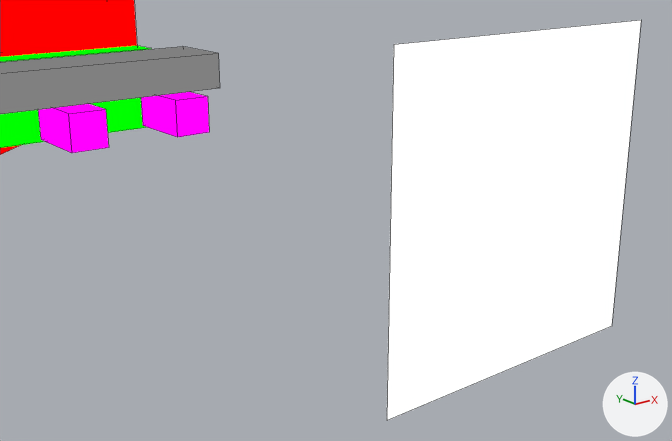
A saved change to the Blender file assets-source/blender/motion/yutyrannus-roar.blend.
Before and after are seen from a camera (50 mm lens) standing at (72.9, -32.99, 34.87) and looking at (75.7, -29.49, 33.47). Arrows for +X, +Y and +Z are at lower right; the lights stay in place. The picture after the commit comes second. Mesh edges are drawn as thin lines.

Names of what the first picture shows: 'DinoTycoon_Motion_yutyrannus_roar_eye', 'DinoTycoon_Motion_yutyrannus_roar_head', 'DinoTycoon_Motion_yutyrannus_roar_jaw', 'DinoTycoon_Motion_yutyrannus_roar_mouth', 'DinoTycoon_Motion_yutyrannus_roar_tooth1', 'DinoTycoon_Motion_yutyrannus_roar_tooth2'.
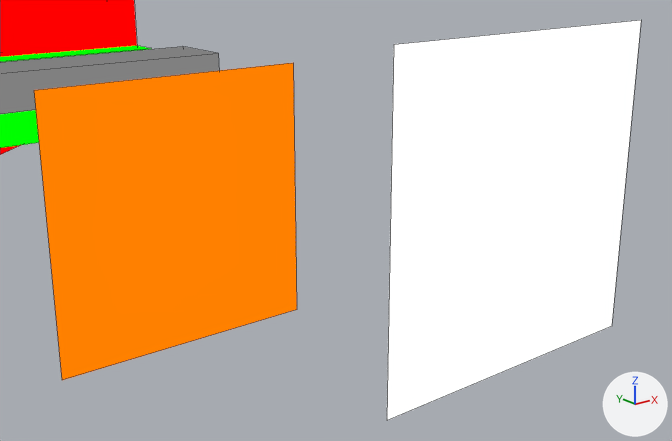
What changed in the scene script:
```text
Add mat_dinotycoon_role_y:
    mat_dinotycoon_role_y = emission_material('DinoTycoon_Role_Y')
    mat_dinotycoon_role_y.base_color = (1.0, 0.216, 0.0)  # orange #ff8000
Add me_dinotycoon_motion_yutyrannus_roar_sample_eye_white:
    me_dinotycoon_motion_yutyrannus_roar_sample_eye_white.from_pydata([(74.4, -29.0, 34.2), (75.8, -29.0, 34.2), (75.8, -29.0, 32.8), (74.4, -29.0, 32.8), (74.4, -29.0, 34.2), (75.8, -29.0, 34.2), (75.8, -29.0, 32.8), (74.4, -29.0, 32.8)], [], [(3, 2, 1, 0), (4, 5, 6, 7), (0, 1, 5, 4), (1, 2, 6, 5), (2, 3, 7, 6), (3, 0, 4, 7)])
    me_dinotycoon_motion_yutyrannus_roar_sample_eye_white.materials.append(mat_dinotycoon_role_y)  # orange #ff8000
Add ob_dinotycoon_motion_yutyrannus_roar_eye_white:
    ob_dinotycoon_motion_yutyrannus_roar_eye_white = bpy.data.objects.new('DinoTycoon_Motion_yutyrannus_roar_eye_white', me_dinotycoon_motion_yutyrannus_roar_sample_eye_white)
    ob_dinotycoon_motion_yutyrannus_roar_eye_white.location = (0.0, 0.0, 0.0)
```

Where the change shows, as pixel boxes (x1, y1, x2, y2) in the pictures (672 x 441 px):
'DinoTycoon_Motion_yutyrannus_roar_eye_white', added (orange): after (34, 63, 297, 380)
'DinoTycoon_Motion_yutyrannus_roar_tooth1', unchanged, covered by the edit: before (38, 104, 109, 153)
'DinoTycoon_Motion_yutyrannus_roar_tooth2', unchanged, covered by the edit: before (141, 92, 209, 137)
